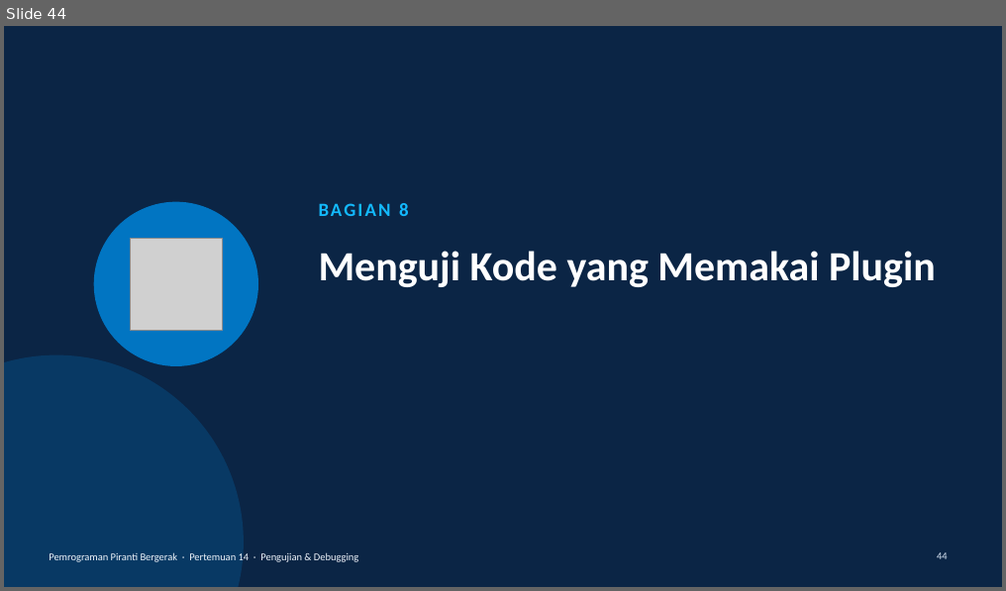
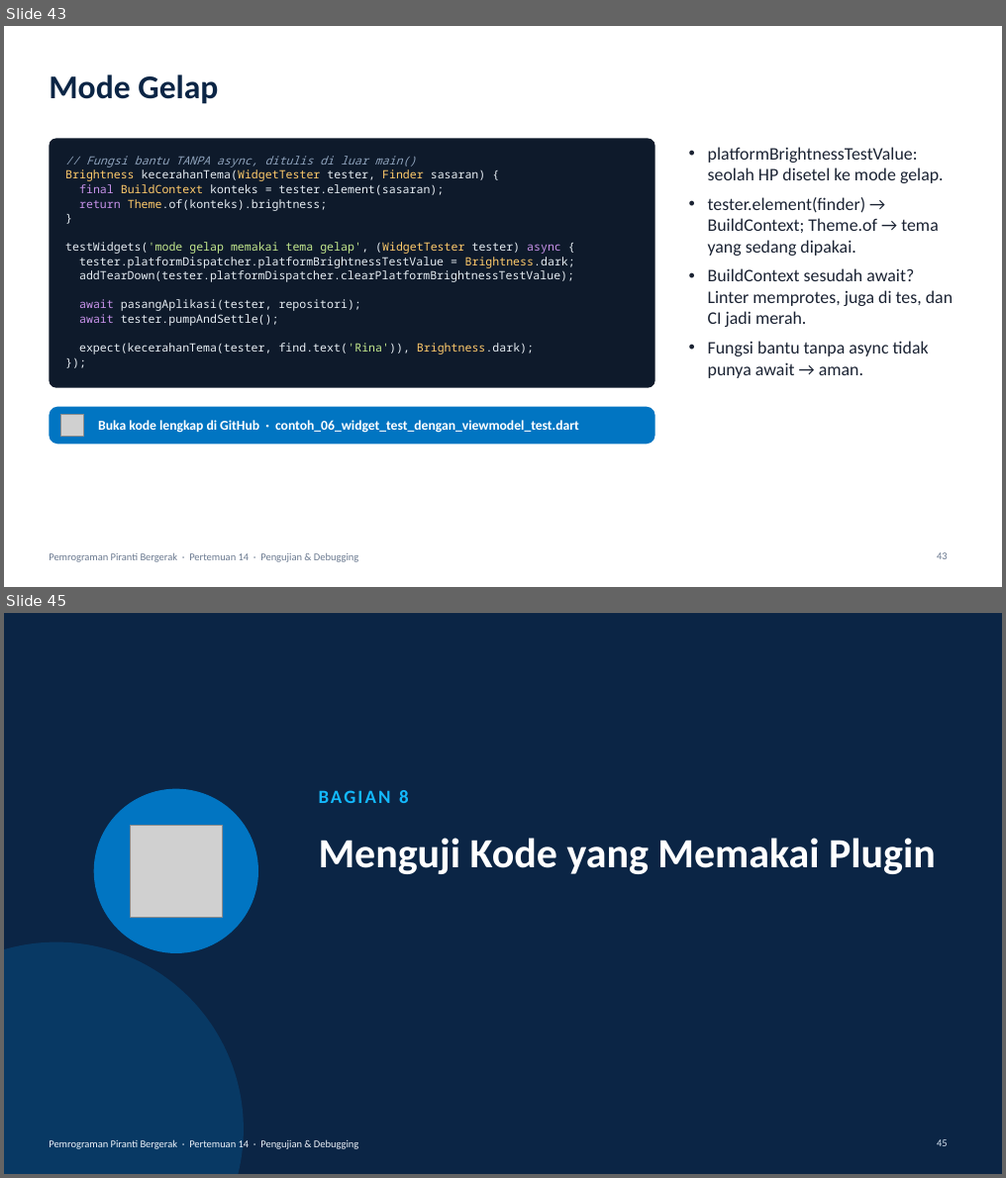
Before and after one commit to antonprafanto/mobile2026, a slide deck: pertemuan_14_pengujian_dan_debugging/slide/PERTEMUAN_14_Pengujian_dan_Debugging.pptx. Shown one above the other, each under a label of ours: slide 44 before the commit, slides 43 and 45 after it; the slides between them are not shown. The pictures are 1006x591 and 1006x1178 pixels, drawn with LibreOffice and Linux fonts; fonts in the diff are those of the drawing; grey boxes stand for pictures. Boxes give left, top, right and bottom in pixels: in the first picture for what was removed or moved away, otherwise in the second. Text is boxed around its words. In the diff, an @@ line names an element or a change of style, - is before the commit and + after.

```diff
--- a/pertemuan_14_pengujian_dan_debugging/slide/PERTEMUAN_14_Pengujian_dan_Debugging.pptx
+++ b/pertemuan_14_pengujian_dan_debugging/slide/PERTEMUAN_14_Pengujian_dan_Debugging.pptx
@@ slide 43 added at (4,26,1002,587), background #FFFFFF @@
@@ title added at (49,75,218,104), 32 pt, text #0B2545, bold @@
+Mode Gelap
@@ rounded rectangle added at (49,138,655,388), fill #0E1A2B, 11 pt, text #E6EDF3 @@
+// Fungsi bantu TANPA async, ditulis di luar main()
+Brightness kecerahanTema(WidgetTester tester, Finder sasaran) {
+final BuildContext konteks = tester.element(sasaran);
+return Theme.of(konteks).brightness;
+}
+testWidgets('mode gelap memakai tema gelap', (WidgetTester tester) async {
+tester.platformDispatcher.platformBrightnessTestValue = Brightness.dark;
+addTearDown(tester.platformDispatcher.clearPlatformBrightnessTestValue);
+await pasangAplikasi(tester, repositori);
+await tester.pumpAndSettle();
+expect(kecerahanTema(tester, find.text('Rina')), Brightness.dark);
+});
@@ text added at (708,147,952,378), 17 pt, text #1B2333 @@
+• platformBrightnessTestValue: seolah HP disetel ke mode gelap.
+• tester.element(finder) → BuildContext; Theme.of → tema yang sedang dipakai.
+• BuildContext sesudah await? Linter memprotes, juga di tes, dan CI jadi merah.
+• Fungsi bantu tanpa async tidak punya await → aman.
@@ rounded rectangle added at (49,407,655,445), fill #0175C2, 13 pt, text #FFFFFF, bold @@
+Buka kode lengkap di GitHub · contoh_06_widget_test_dengan_viewmodel_test.dart
@@ picture added at (60,414,83,437) @@
@@ text added at (49,554,358,563), 10 pt, text #6B7A90 @@
+Pemrograman Piranti Bergerak · Pertemuan 14 · Pengujian & Debugging
@@ page number added at (937,553,947,560), 10 pt, text #6B7A90 @@
+43
@@ what was slide 44 is now slide 45 @@
@@ page number at (937,1140,947,1147): text changed @@
-44
+45
```
Also in this commit, not shown: 1 slide changed, 7 other files.
